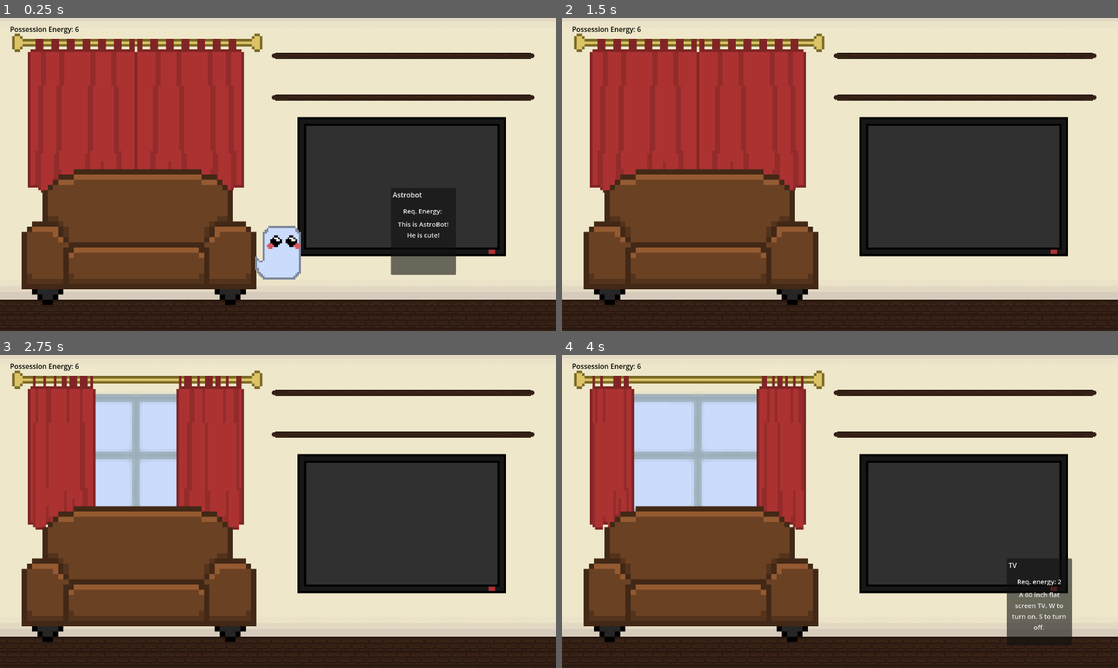
Above: before the commit, frames 1-4 (two rows, left to right).
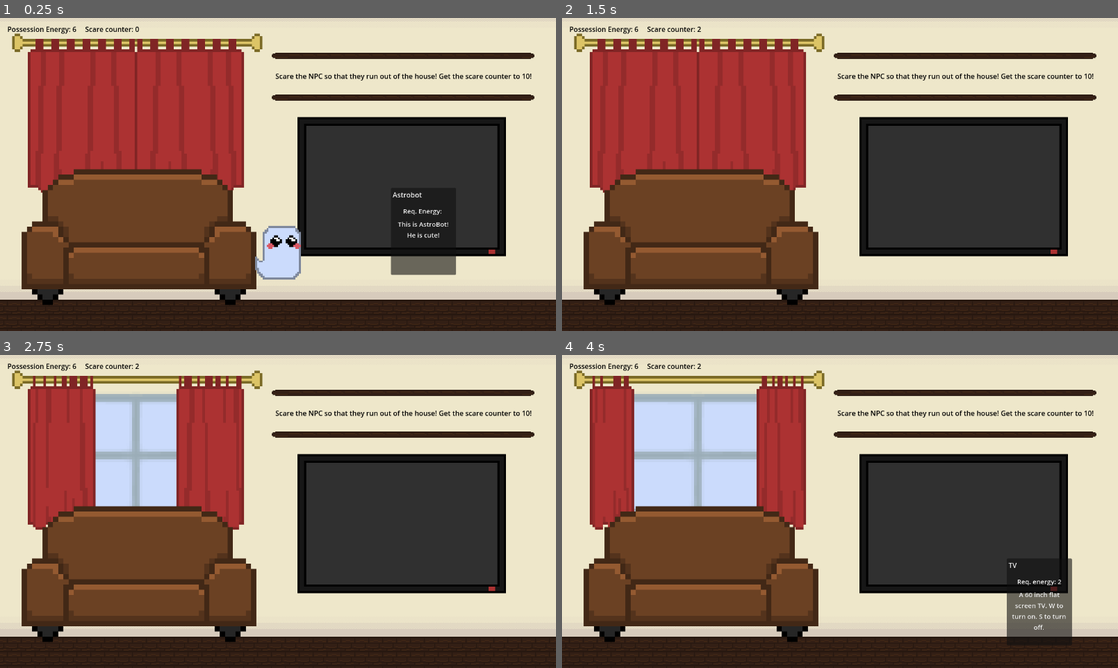
Above: after the commit, the same moments.

Repository: SilentPrincess108/jumpstart_game
Game: Godot game, scene res://scenes/Levels/level_2.tscn
Same seed, same stepped clock (60 frames per second), same inputs: the game is played once before the commit and once after it. This scene is started directly instead of the project's main scene.
Inputs (mouse positions are in pixels of both pictures, inside the frame that each line leads up to):
- Up to frame 1 (0.25 s): no input
- Up to frame 2 (1.5 s): tap Enter (key_unlock) at 0.5 s; move the mouse to (695, 121) at 0.52 s; hold D (right) from 0.53 s (still down); tap E (Possess) at 0.6 s; tap W (up) at 0.77 s; move the mouse to (962, 187) at 1.27 s; tap Q (De-possess) at 1.35 s
- Up to frame 3 (2.75 s): tap W (up) at 1.52 s; tap E (Possess) at 1.55, 2.1 s; move the mouse to (333, 442) at 2.02 s; release D (right) at 2.03 s; hold A (left) from 2.03 s (still down)
- Up to frame 4 (4 s): move the mouse to (812, 574) at 2.77 s; release A (left) at 2.78 s; hold D (right) from 2.78 s (still down); tap Enter (key_unlock) at 2.85 s; tap W (up) at 3.02, 3.77 s; tap E (Possess) at 3.05, 3.6 s; move the mouse to (1006, 558) at 3.52 s

The runs differ from the first frame. In frame 1, 0.6% of the frame differs, in the area x 1-96%, y 2-20%; in frame 2, 0.6%; in frame 3, 0.6%; in frame 4, 0.6%.

Commit message:
added a scare counter

Diff:
--- a/scenes/Levels/level_1.tscn
+++ b/scenes/Levels/level_1.tscn
@@ -10,7 +10,7 @@
 [ext_resource type="PackedScene" uid="uid://b63al0xp2glfi" path="res://scenes/lightswitch.tscn" id="8_hk2jt"]
 [ext_resource type="PackedScene" uid="uid://baxpx50ne2e6i" path="res://scenes/player.tscn" id="9_5gowt"]
 [ext_resource type="PackedScene" uid="uid://b6ga7f8fdtngm" path="res://scenes/pause_menu.tscn" id="10_j85eu"]
-[ext_resource type="PackedScene" uid="uid://d2800yhwvfnmg" path="res://scenes/ghost_energy.tscn" id="11_4p1o3"]
+[ext_resource type="PackedScene" uid="uid://d2800yhwvfnmg" path="res://scenes/values.tscn" id="11_4p1o3"]
 
 [sub_resource type="TileSetAtlasSource" id="TileSetAtlasSource_2r41h"]
 texture = ExtResource("1_xxpsm")
@@ -146,11 +146,11 @@
 [node name="Camera2D" type="Camera2D" parent="."]
 position_smoothing_enabled = true
 
-[node name="GhostEnergy" parent="." instance=ExtResource("11_4p1o3")]
-offset_left = -623.0
-offset_top = -343.0
-offset_right = -623.0
-offset_bottom = -343.0
+[node name="values" parent="." instance=ExtResource("11_4p1o3")]
+offset_left = -621.0
+offset_top = -358.0
+offset_right = -621.0
+offset_bottom = -358.0
 
 [node name="CanvasLayer" type="CanvasLayer" parent="."]
 
--- a/scenes/Levels/level_2.tscn
+++ b/scenes/Levels/level_2.tscn
@@ -6,7 +6,7 @@
 [ext_resource type="PackedScene" uid="uid://bpcsipr53r7cc" path="res://scenes/couch.tscn" id="4_3s172"]
 [ext_resource type="PackedScene" uid="uid://1q8se1xcaun" path="res://scenes/tv.tscn" id="4_pyh4d"]
 [ext_resource type="PackedScene" uid="uid://b64vxu788q2qb" path="res://scenes/invisible_walls.tscn" id="6_yye74"]
-[ext_resource type="PackedScene" uid="uid://d2800yhwvfnmg" path="res://scenes/ghost_energy.tscn" id="7_v740s"]
+[ext_resource type="PackedScene" uid="uid://d2800yhwvfnmg" path="res://scenes/values.tscn" id="7_v740s"]
 [ext_resource type="PackedScene" uid="uid://b6ga7f8fdtngm" path="res://scenes/pause_menu.tscn" id="8_048ga"]
 
 [sub_resource type="TileSetAtlasSource" id="TileSetAtlasSource_603ed"]
@@ -62,7 +62,7 @@
 tile_set = SubResource("TileSet_04sgr")
 format = 2
 layer_0/name = "background"
-layer_0/tile_data = PackedInt32Array(786411, 0, 0, 786412, 0 …(14826 unchanged characters)… 196628, 0, 5, 262164, 0, 5, 327700, 0, 5)
+layer_0/tile_data = PackedInt32Array(786411, 0, 0, 786412, 0 …(14826 unchanged characters)… 196628, 0, 5, 262164, 0, 5, 327700, 0, 5, 786410, 0, 0, 720874, 0, 0, 655338, 0, 0, 786409, 0, 0, 720873, 0, 0, 655337, 0, 0, 786408, 0, 0, 720872, 0, 0, 655336, 0, 0, 786407, 0, 0, 720871, 0, 0, 655335, 0, 0)
 layer_1/name = "mid"
 layer_1/tile_data = PackedInt32Array(-589823, 0, 3, -393215, 0, 3, -589822, 0, 3, -393214, 0, 3, -589821, 0, 3, -393213 …(467 unchanged characters)…
 
@@ -97,11 +97,20 @@
 
 [node name="InvisibleWalls" parent="." instance=ExtResource("6_yye74")]
 
-[node name="GhostEnergy" parent="." instance=ExtResource("7_v740s")]
-offset_left = -617.0
-offset_top = -346.0
-offset_right = -617.0
-offset_bottom = -346.0
+[node name="values" parent="." instance=ExtResource("7_v740s")]
+offset_left = -623.0
+offset_top = -359.0
+offset_right = -623.0
+offset_bottom = -359.0
+
+[node name="Instructions" type="Label" parent="."]
+offset_left = -6.0
+offset_top = -238.0
+offset_right = 593.0
+offset_bottom = -203.0
+theme_override_colors/font_color = Color(0, 0, 0, 1)
+text = "Scare the NPC so that they run out of the house! Get the scare counter to 10!"
+autowrap_mode = 2
 
 [node name="CanvasLayer" type="CanvasLayer" parent="."]
 
--- a/scenes/bot.tscn
+++ b/scenes/bot.tscn
@@ -18,6 +18,7 @@
 item_name = "AstroBot"
 item_desc = "This is Astrobot from the PlayStation game AstroBot"
 energy = 2
+scare_val = 1
 mass = 2
 
 [node name="Sprite2D" type="Sprite2D" parent="."]
--- a/scenes/cardboard_box.tscn
+++ b/scenes/cardboard_box.tscn
@@ -16,6 +16,7 @@
 item_name = "Cardboard Box"
 item_desc = "This is a cardboard box. It's heft indicate that there are many items inside."
 energy = 5
+scare_val = 3
 
 [node name="Sprite2D" type="Sprite2D" parent="."]
 position = Vector2(1, -8)
--- a/scenes/curtains.tscn
+++ b/scenes/curtains.tscn
@@ -68,6 +68,7 @@
 script = ExtResource("1_xy60e")
 item_name = "Curtains"
 item_desc = "Light curtains that block light quite well. A to Open. D to Close."
+scare_val = 2
 
 [node name="AnimatedSprite2D" type="AnimatedSprite2D" parent="."]
 sprite_frames = SubResource("SpriteFrames_l0k2d")
--- a/scenes/ghost_energy.gd
+++ /dev/null
@@ -1,6 +0,0 @@
-extends Control
-
-@onready var energy: Label = $energy
-
-func _process(delta: float) -> void:
-	energy.text = "Possession Energy: " + str(GameManager.ghost_power)
--- a/scenes/ghost_energy.tscn
+++ /dev/null
@@ -1,19 +0,0 @@
-[gd_scene load_steps=2 format=3 uid="uid://d2800yhwvfnmg"]
-
-[ext_resource type="Script" uid="uid://coag1mddpicqg" path="res://scenes/ghost_energy.gd" id="1_vumf1"]
-
-[node name="GhostEnergy" type="Control"]
-layout_mode = 3
-anchors_preset = 15
-anchor_right = 1.0
-anchor_bottom = 1.0
-grow_horizontal = 2
-grow_vertical = 2
-script = ExtResource("1_vumf1")
-
-[node name="energy" type="Label" parent="."]
-layout_mode = 0
-offset_right = 150.0
-offset_bottom = 23.0
-theme_override_colors/font_color = Color(0, 0, 0, 1)
-text = "Possession Energy: "
--- a/scenes/lightswitch.tscn
+++ b/scenes/lightswitch.tscn
@@ -14,6 +14,7 @@
 script = ExtResource("1_3pucv")
 item_name = "Lightswitch"
 item_desc = "A simple lightswitch."
+scare_val = 5
 
 [node name="Sprite2D" type="Sprite2D" parent="."]
 scale = Vector2(2, 2)
--- a/scenes/tv.tscn
+++ b/scenes/tv.tscn
@@ -14,6 +14,7 @@
 item_name = "TV"
 item_desc = "A 60 in flat screen TV. W to turn on. S to turn off."
 energy = 2
+scare_val = 2
 
 [node name="Sprite2D" type="Sprite2D" parent="."]
 texture = ExtResource("1_nqyhj")
--- /dev/null
+++ b/scenes/values.tscn
@@ -0,0 +1,28 @@
+[gd_scene load_steps=2 format=3 uid="uid://d2800yhwvfnmg"]
+
+[ext_resource type="Script" uid="uid://coag1mddpicqg" path="res://scripts/values.gd" id="1_vumf1"]
+
+[node name="values" type="Control"]
+layout_mode = 3
+anchors_preset = 15
+anchor_right = 1.0
+anchor_bottom = 1.0
+grow_horizontal = 2
+grow_vertical = 2
+script = ExtResource("1_vumf1")
+
+[node name="VBoxContainer" type="HBoxContainer" parent="."]
+layout_mode = 0
+offset_right = 270.0
+offset_bottom = 50.0
+theme_override_constants/separation = 20
+
+[node name="energy" type="Label" parent="VBoxContainer"]
+layout_mode = 2
+theme_override_colors/font_color = Color(0, 0, 0, 1)
+text = "Possession Energy: "
+
+[node name="scare_counter" type="Label" parent="VBoxContainer"]
+layout_mode = 2
+theme_override_colors/font_color = Color(0, 0, 0, 1)
+text = "Scare counter: "
--- a/scripts/GameManager.gd
+++ b/scripts/GameManager.gd
@@ -4,6 +4,7 @@
 
 var ghost_power: int = 6
 var init_power = ghost_power
+var scare_counter: int = 0
 
 const FILE_BEGIN = "res://scenes/Levels/level_"
 
@@ -15,3 +16,4 @@
 	get_tree().change_scene_to_file(next_level_path)
 
 	ghost_power = init_power
+	scare_counter = 0
--- a/scripts/item.gd
+++ b/scripts/item.gd
@@ -12,6 +12,7 @@
 @export var item_name: String = "Name"
 @export var item_desc: String = "This is an item"
 @export var energy: int = 0 #amnt of energy needed to possess object
+@export var scare_val: int = 0
 @export var mass: int = 0 #higher -> slower -> greater illusion of weight
 @export var push_force: int = 80;
 
--- a/scripts/pop_ups.gd
+++ b/scripts/pop_ups.gd
@@ -27,6 +27,7 @@
 				current_target.possessed = true
 				PossessionManager.selected_object = current_target
 				GameManager.ghost_power -= current_target.energy
+				GameManager.scare_counter += current_target.scare_val
 				print(GameManager.ghost_power)
 		else:
 			print("Not enough energy!")
--- /dev/null
+++ b/scripts/values.gd
@@ -0,0 +1,8 @@
+extends Control
+
+@onready var energy: Label = $VBoxContainer/energy
+@onready var scare_counter: Label = $VBoxContainer/scare_counter
+
+func _process(delta: float) -> void:
+	energy.text = "Possession Energy: " + str(GameManager.ghost_power)
+	scare_counter.text = "Scare counter: " + str(GameManager.scare_counter)
Renamed: scenes/ghost_energy.gd.uid -> scripts/values.gd.uid
